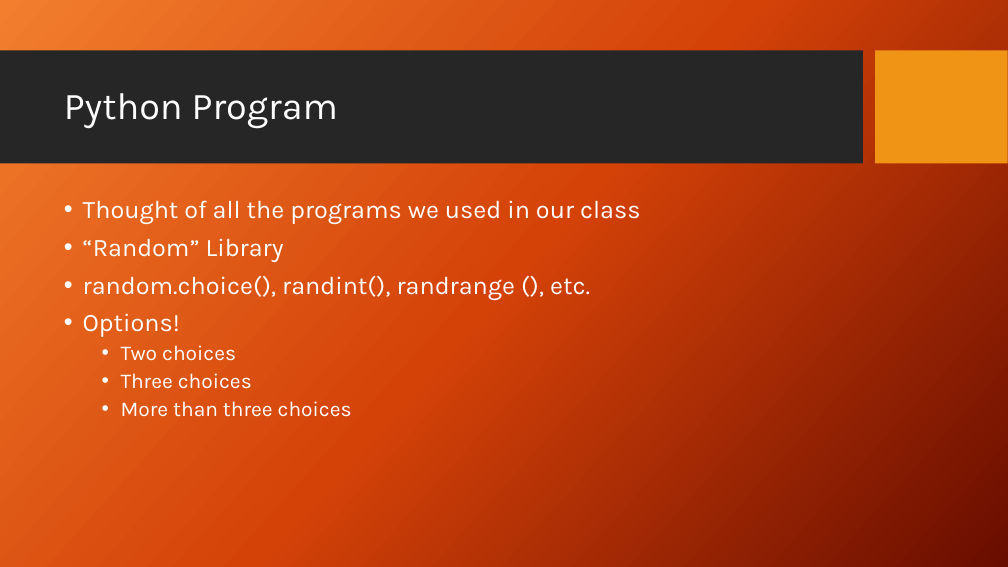
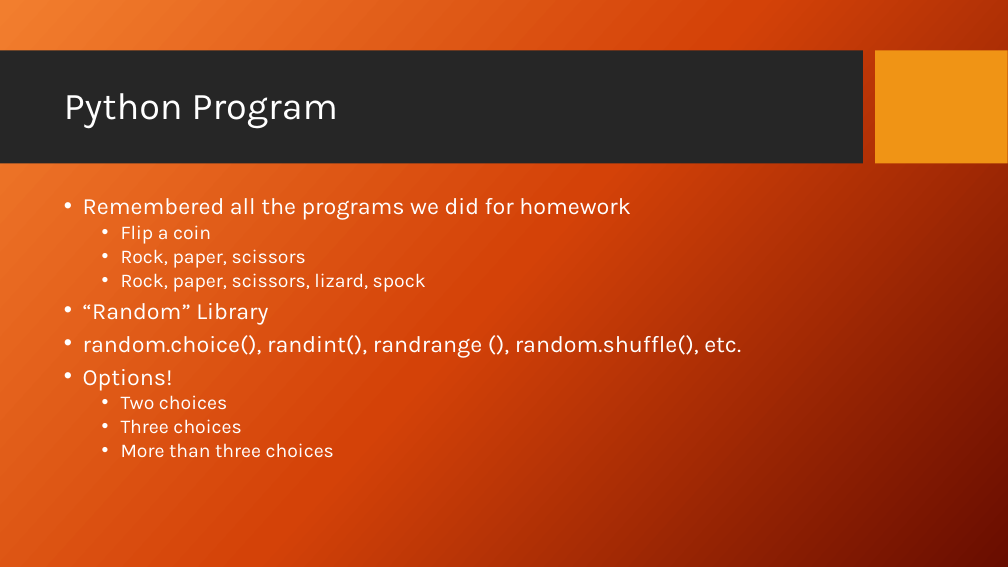
Before and after one commit to mypiette/ISTFinalProject, a slide deck: slide 5 of FinalProjectPresentation.pptx. Drawn at 1008x567 pixels with LibreOffice and Linux fonts; fonts in the diff are those of the drawing; background and template pictures are left out. Boxes give left, top, right and bottom in pixels: in the first picture for what was removed or moved away, otherwise in the second. Text is boxed around its words. In the diff, an @@ line names an element or a change of style, - is before the commit and + after.

Commit message:
updates with finished 3 decision coin flips

```diff
--- a/FinalProjectPresentation.pptx
+++ b/FinalProjectPresentation.pptx
@@ text at [83,198,631,292]: text changed; size 24 to 18.5 pt @@
-• Thought of all the programs we used in our class
+• Remembered all the programs we did for homework
+  • Flip a coin
+  • Rock, paper, scissors
+  • Rock, paper, scissors, lizard, spock
@@ text at [83,303,334,458]: size 24 to 22.2 pt in "“Random” Library", "Options!"; size 20 to 18.5 pt in "Two choices", "Three choices", "More than three choices"; line spacing 0.9 to 0.8 @@
@@ text at [83,335,741,357]: text changed; size 24 to 22.2 pt @@
-• random.choice(), randint(), randrange (), etc.
+• random.choice(), randint(), randrange (), random.shuffle(), etc.
```
Also in this commit, not shown: 3 other slides changed, 3 other files.
